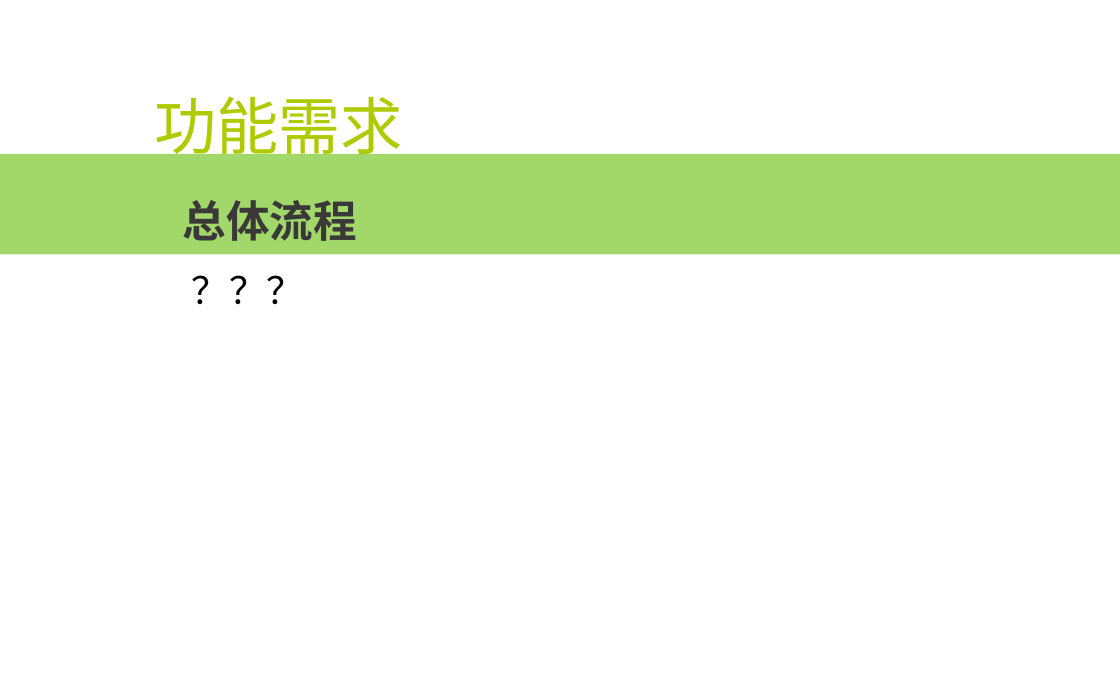
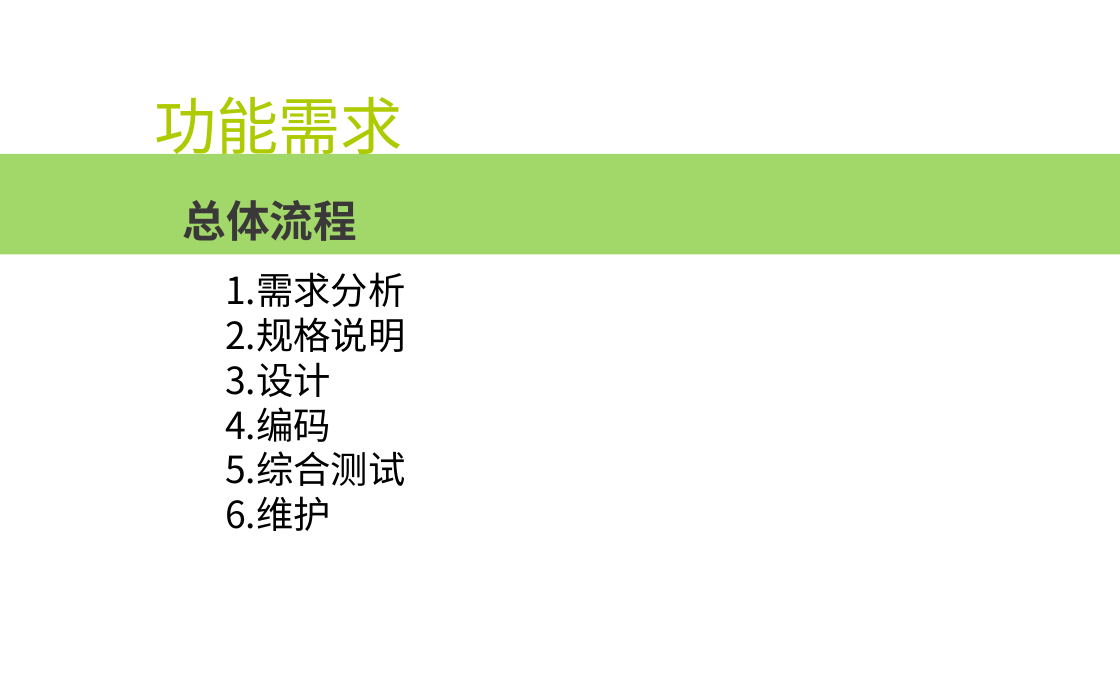
Before and after one commit to popopoi/Software-G07, a slide deck: slide 6 of SE2018春-G07/项目需求分析/SE2018春-G07-项目需求分析.pptx. Drawn at 1120x700 pixels with LibreOffice and Linux fonts; fonts in the diff are those of the drawing; background and template pictures are left out. Boxes give left, top, right and bottom in pixels: in the first picture for what was removed or moved away, otherwise in the second. Text is boxed around its words. In the diff, an @@ line names an element or a change of style, - is before the commit and + after.

```diff
--- a/SE2018春-G07/项目需求分析/SE2018春-G07-项目需求分析.pptx
+++ b/SE2018春-G07/项目需求分析/SE2018春-G07-项目需求分析.pptx
@@ text at bbox=[225, 272, 406, 531]: text changed @@
-？？？
+1.需求分析
+2.规格说明
+3.设计
+4.编码
+5.综合测试
+6.维护
```
Also in this commit, not shown: 2 other slides changed, 1 slide added, 2 slides removed, 2 other files.
